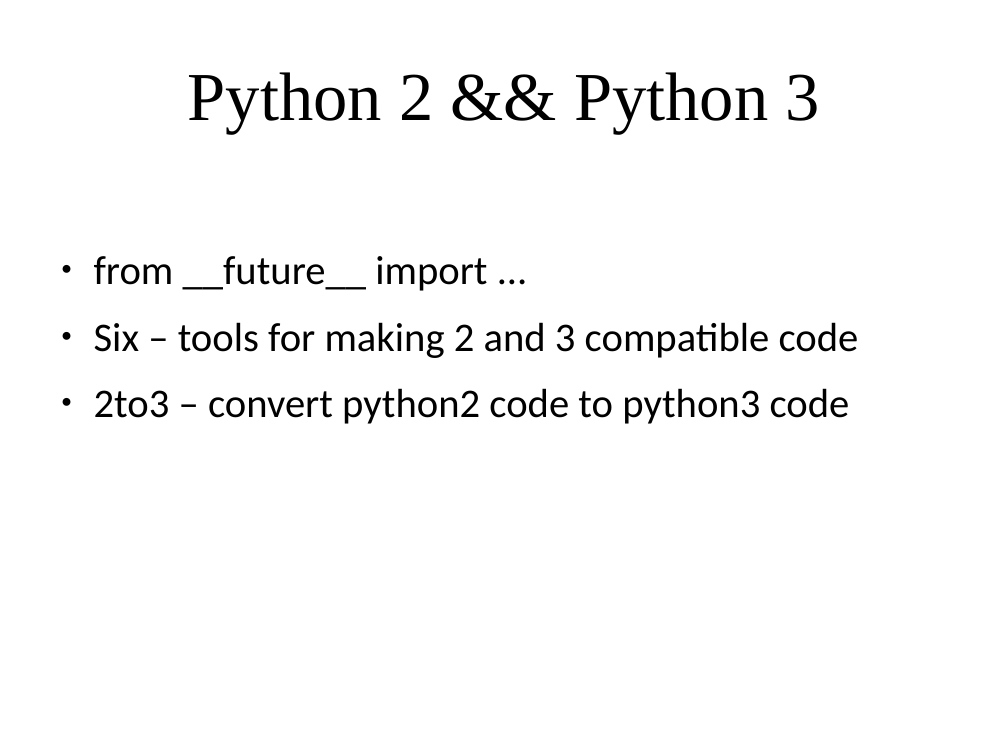
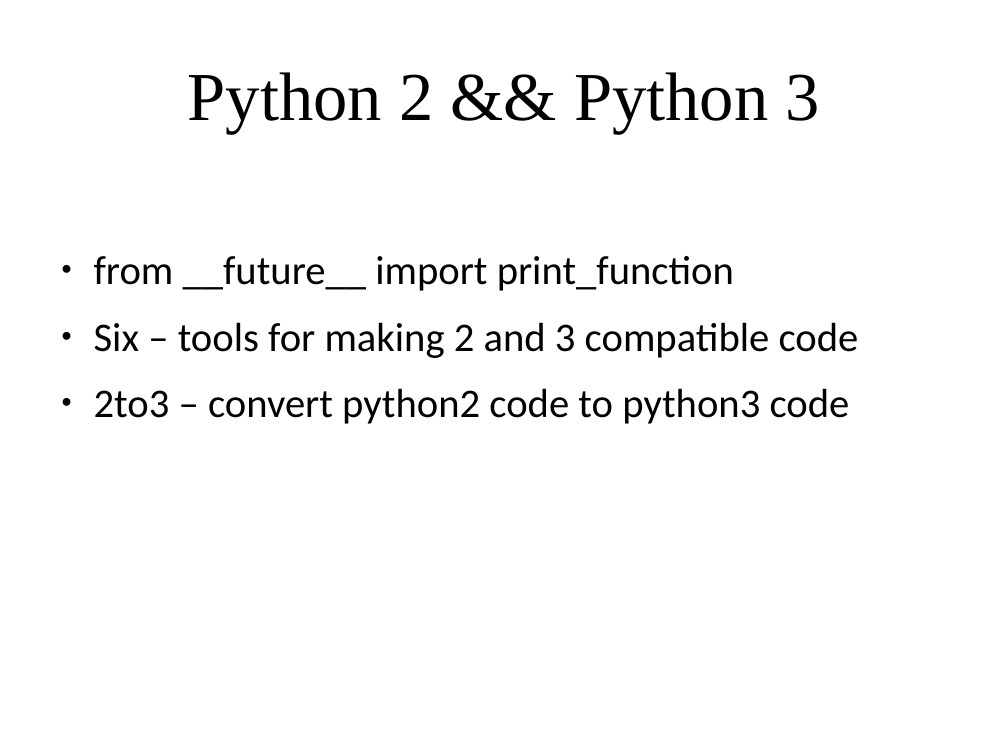
Before and after one commit to amueller/applied_ml_spring_2017, a slide deck: slide 35 of slides/aml-02-012317.odp (slide 34 before the commit). Drawn at 1008x756 pixels with LibreOffice and Linux fonts; fonts in the diff are those of the drawing. Boxes give left, top, right and bottom in pixels: in the first picture for what was removed or moved away, otherwise in the second. Text is boxed around its words. In the diff, an @@ line names an element or a change of style, - is before the commit and + after.

```diff
--- a/slides/aml-02-012317.odp
+++ b/slides/aml-02-012317.odp
@@ text at [94,256,734,291]: text changed @@
-● from __future__ import ...
+● from __future__ import print_function
```
Also in this commit, not shown: 14 other slides changed, 12 slides added, 5 slides removed, 2 other files.
